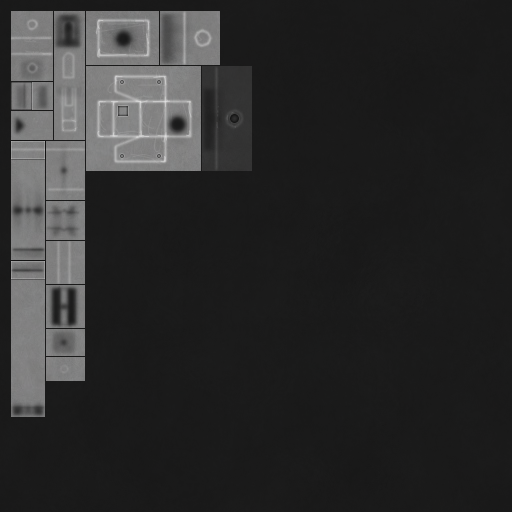
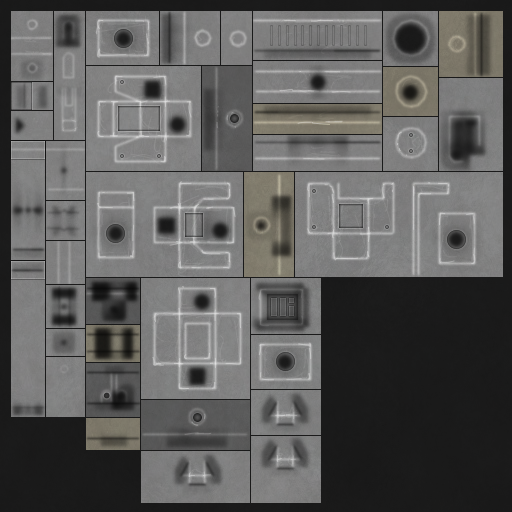
Layered file, before and after one edit (512x512). Changes by layer:
painted on "a" over [11,11,495,497]
added layer "low 4" (50%) above "low 3" over [200,202,217,247]
painted on "low 3" over [264,291,301,323]
painted on "low 1" over [84,11,485,488]
painted on "high 2" over [97,19,476,478]
painted on "high 1" over [86,11,483,487]
painted on "gr2" over [97,21,474,481]
painted on "wear" over [320,4,382,171]
painted on "b" over [46,11,503,503]
